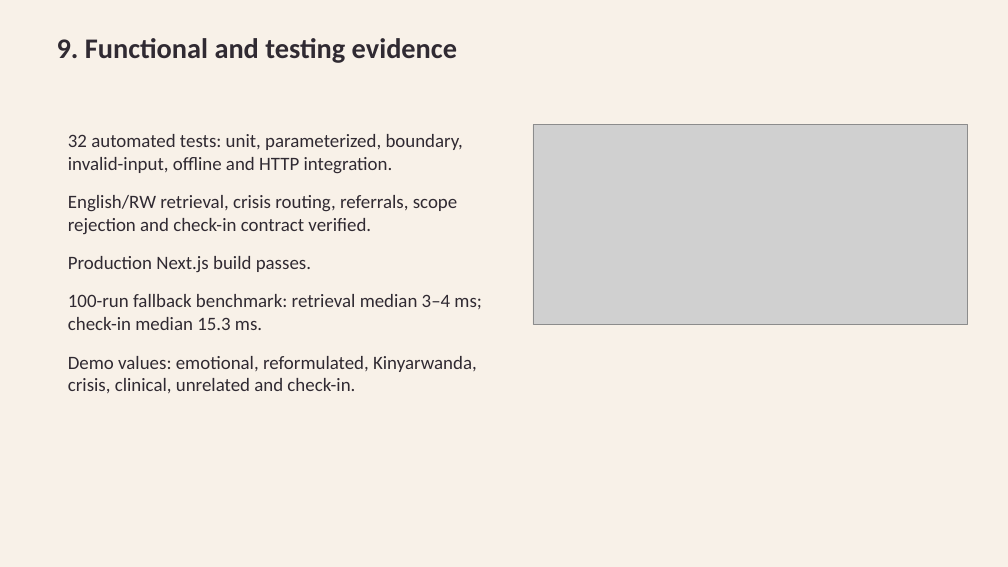
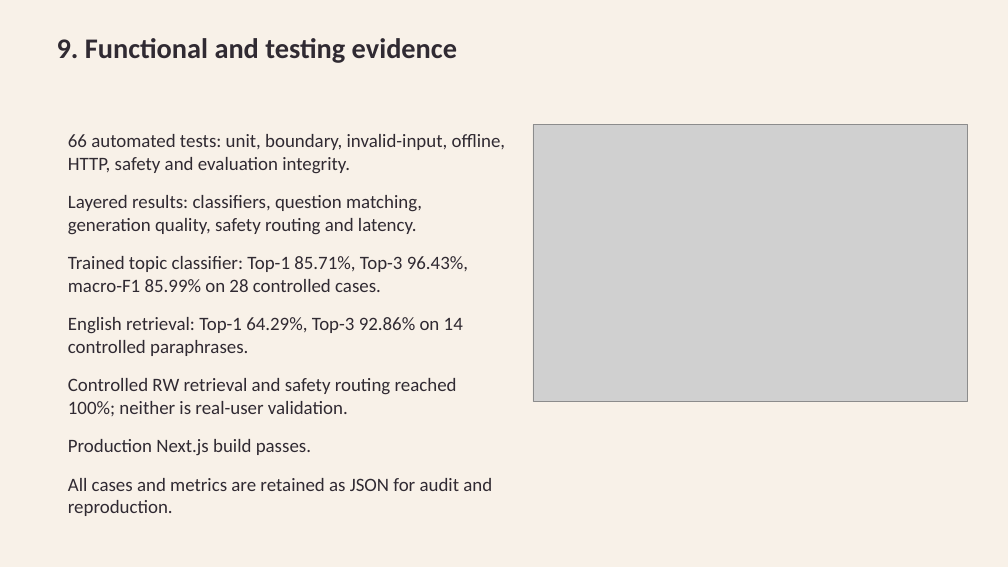
Before and after one commit to IrutingaboRaissa/UMUBYEYI, a slide deck: slide 10 of Umubyeyi_Presentation.pptx. Drawn at 1008x567 pixels with LibreOffice and Linux fonts; fonts in the diff are those of the drawing; grey boxes stand for pictures. Boxes give left, top, right and bottom in pixels: in the first picture for what was removed or moved away, otherwise in the second. Text is boxed around its words. In the diff, an @@ line names an element or a change of style, - is before the commit and + after.

Commit message:
feat: add trained topic routing and grounded generation

```diff
--- a/Umubyeyi_Presentation.pptx
+++ b/Umubyeyi_Presentation.pptx
@@ text at (68, 134, 506, 416): text changed @@
-32 automated tests: unit, parameterized, boundary, invalid-input, offline and HTTP integration.
-English/RW retrieval, crisis routing, referrals, scope rejection and check-in contract verified.
+66 automated tests: unit, boundary, invalid-input, offline, HTTP, safety and evaluation integrity.
+Layered results: classifiers, question matching, generation quality, safety routing and latency.
+Trained topic classifier: Top-1 85.71%, Top-3 96.43%, macro-F1 85.99% on 28 controlled cases.
+English retrieval: Top-1 64.29%, Top-3 92.86% on 14 controlled paraphrases.
+Controlled RW retrieval and safety routing reached 100%; neither is real-user validation.
@@ picture: place and size @@
-picture at (533, 125, 968, 324)
+picture at (533, 125, 968, 402)
@@ text at (68, 478, 492, 516): text changed @@
-100-run fallback benchmark: retrieval median 3–4 ms; check-in median 15.3 ms.
-Demo values: emotional, reformulated, Kinyarwanda, crisis, clinical, unrelated and check-in.
+All cases and metrics are retained as JSON for audit and reproduction.
```
Also in this commit, not shown: 4 other slides changed, 49 other files.
